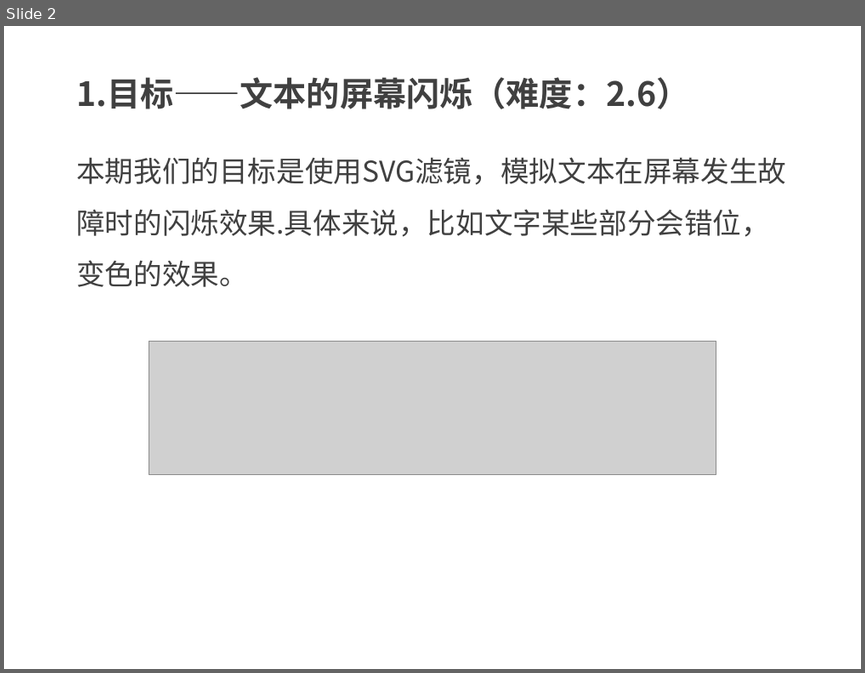
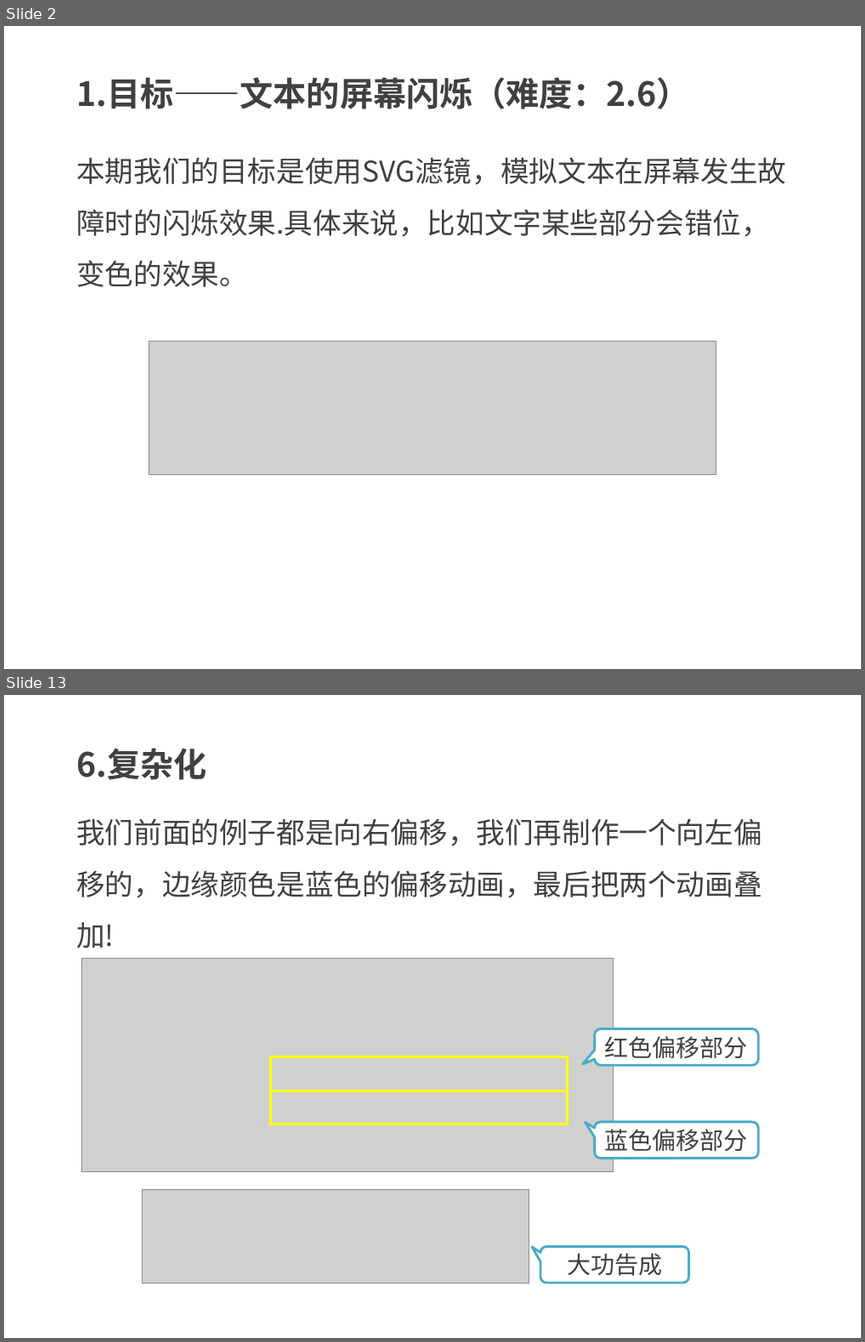
Before and after one commit to kong66/webAni, a slide deck: 17-svg-filter-text-screen/17.pptx. Shown one above the other, each under a label of ours: slide 2 before the commit, slides 2 and 13 after it; the slides between them are not shown. The pictures are 865x673 and 865x1342 pixels, drawn with LibreOffice and Linux fonts; fonts in the diff are those of the drawing; grey boxes stand for pictures. Boxes give left, top, right and bottom in pixels: in the first picture for what was removed or moved away, otherwise in the second. Text is boxed around its words. In the diff, an @@ line names an element or a change of style, - is before the commit and + after.

```diff
--- a/17-svg-filter-text-screen/17.pptx
+++ b/17-svg-filter-text-screen/17.pptx
@@ slide 13 added at [4,695,861,1338], background #FFFFFF @@
@@ text added at [76,748,206,780], 28 pt, text #404040, bold @@
+6.复杂化
@@ text added at [76,818,761,948], 24 pt, text #404040 @@
+我们前面的例子都是向右偏移，我们再制作一个向左偏移的，边缘颜色是蓝色的偏移动画，最后把两个动画叠加!
@@ picture added at [82,958,613,1171] @@
@@ rounded speech box added at [595,1028,758,1064], fill #FFFFFF, outline #4BACC6 2 pt, 20 pt, text #404040 @@
+红色偏移部分
@@ rectangle added at [270,1056,567,1090], outline #FFFF00 2.25 pt @@
@@ rectangle added at [270,1091,567,1124], outline #FFFF00 2.25 pt @@
@@ rounded speech box added at [595,1122,758,1157], fill #FFFFFF, outline #4BACC6 2 pt, 20 pt, text #404040 @@
+蓝色偏移部分
@@ picture added at [142,1190,528,1282] @@
@@ rounded speech box added at [540,1246,688,1281], fill #FFFFFF, outline #4BACC6 2 pt, 20 pt, text #404040 @@
+大功告成
```
Also in this commit, not shown: 3 slides changed, 8 other slides added, 2 slides removed, 1 other file.
